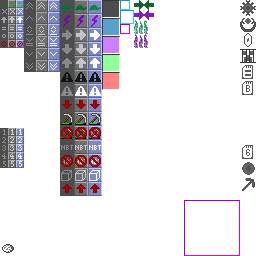
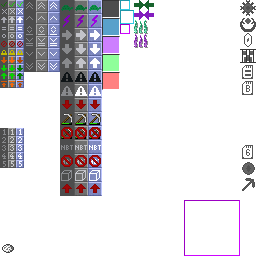
Layered file, before and after one edit (256px x 256px). Changes by layer:
painted on "Icons" over [left=1, top=50, right=23, bottom=87]
painted on "Background" over [left=0, top=48, right=24, bottom=88]
